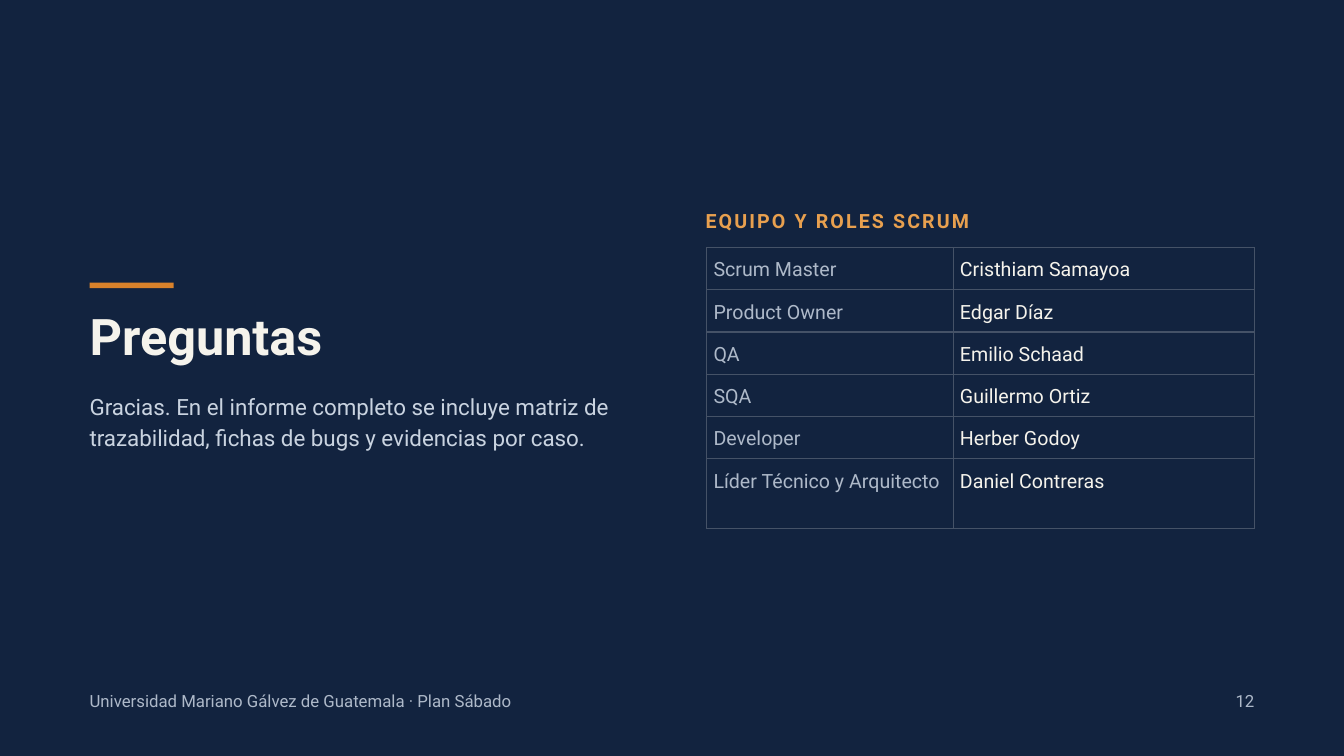
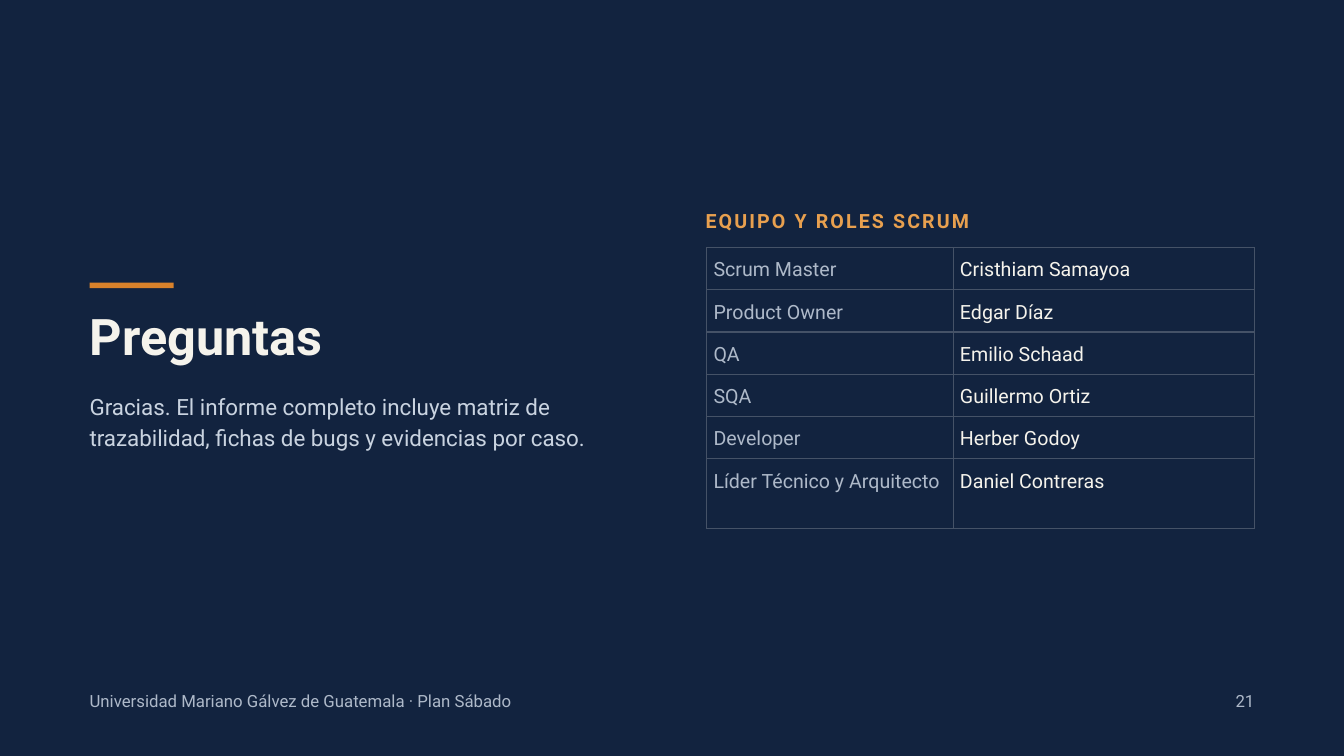
Before and after one commit to csc-neo/proyecto-final-qa, a slide deck: slide 21 of presentacion/QA FrontAccounting 2.4.20 — Resumen ejecutivo.pptx (slide 12 before the commit). Drawn at 1344x756 pixels with LibreOffice and Linux fonts; fonts in the diff are those of the drawing. Boxes give left, top, right and bottom in pixels: in the first picture for what was removed or moved away, otherwise in the second. Text is boxed around its words. In the diff, an @@ line names an element or a change of style, - is before the commit and + after.

```diff
--- a/presentacion/QA FrontAccounting 2.4.20 — Resumen ejecutivo.pptx
+++ b/presentacion/QA FrontAccounting 2.4.20 — Resumen ejecutivo.pptx
@@ text at (x1=90, y1=398, x2=585, y2=451): text changed @@
-Gracias. En el informe completo se incluye matriz de trazabilidad, fichas de bugs y evidencias por caso.
+Gracias. El informe completo incluye matriz de trazabilidad, fichas de bugs y evidencias por caso.
@@ text at (x1=1236, y1=695, x2=1255, y2=707): text changed @@
-12
+21
```
Also in this commit, not shown: 9 slides added.
